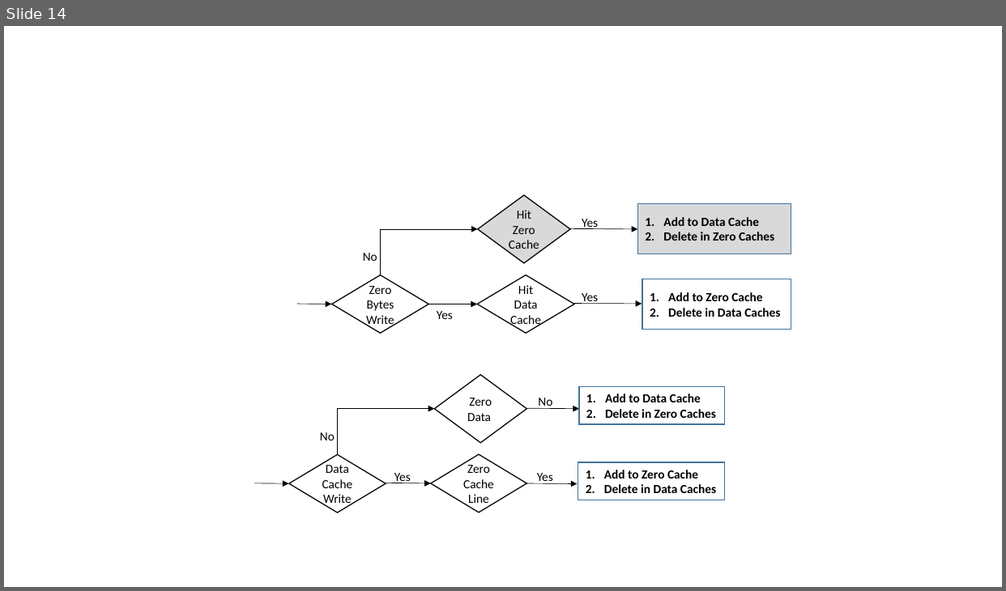
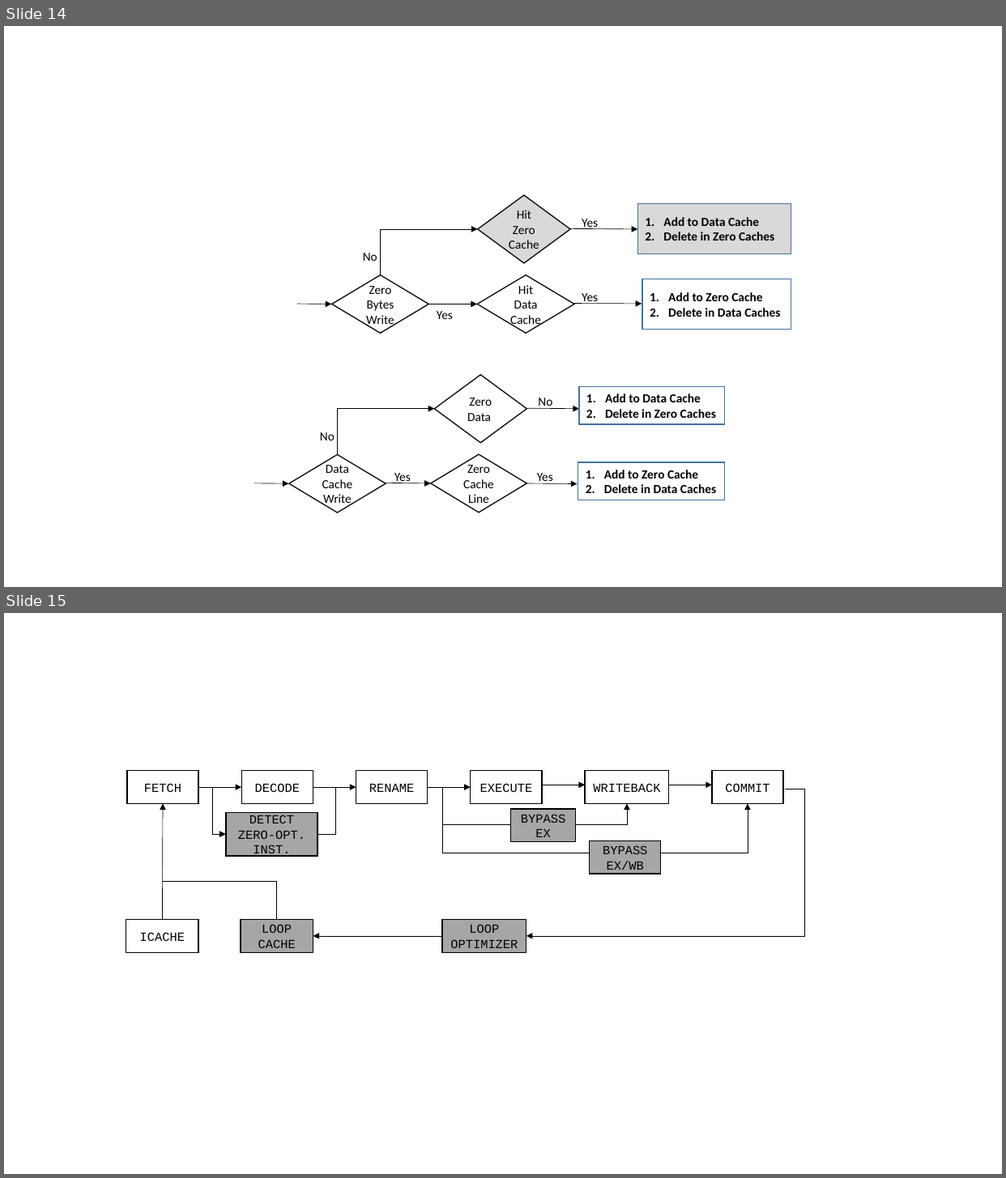
Before and after one commit to hoangt/sc-dnn, a slide deck: Figures/Figures.pptx. Shown one above the other, each under a label of ours: slide 14 before the commit, slides 14 and 15 after it. The pictures are 1006x591 and 1006x1178 pixels, drawn with LibreOffice and Linux fonts; fonts in the diff are those of the drawing. Boxes give left, top, right and bottom in pixels: in the first picture for what was removed or moved away, otherwise in the second. Text is boxed around its words. In the diff, an @@ line names an element or a change of style, - is before the commit and + after.

```diff
--- a/Figures/Figures.pptx
+++ b/Figures/Figures.pptx
@@ slide 15 added at (4,613,1002,1174), background #FFFFFF @@
@@ elbow line added from (317, 835) to (335, 787), #000000 0.5 pt @@
@@ group added at (126,771,804,953): 12 rectangles, 7 arrows, 4 elbow arrows, 1 elbow line @@
+FETCH
+DECODE
+RENAME
+EXECUTE
+WRITEBACK
+COMMIT
+DETECT ZERO-OPT.
+INST.
+BYPASS EX
+BYPASS
+EX/WB
+LOOP CACHE
+ICACHE
+LOOP OPTIMIZER
```
Also in this commit, not shown: 5 other files.
